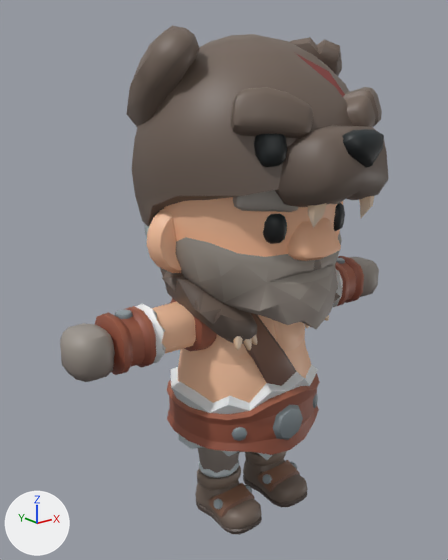
Renders of the glTF model assets/characters/barbarian.glb from each side of a commit.
Before and after are seen from a 50 mm camera at (-1.93, -2.24, 2.17) aimed at (-0.12, 0.02, 1.27). Arrows for +X, +Y and +Z are at lower left; the lights stay in place. The first picture is the older version. Vertices at exactly the same position are counted once.

The first picture shows 'Barbarian_ArmLeft', 'Barbarian_ArmRight', 'Barbarian_BearHat', 'Barbarian_Body', 'Barbarian_Head', 'Barbarian_LegLeft', 'Barbarian_LegRight'.
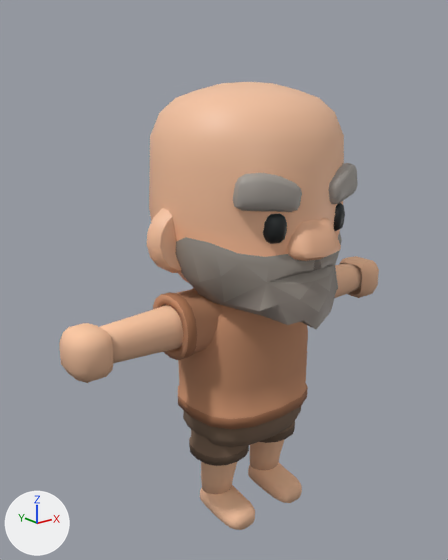
Boxes (x1, y1, x2, y2) around the edits, measured in the pictures (448 x 560 px):
'Barbarian_BearHat', deleted (brown)
    before: (126, 26, 388, 236)
'Barbarian_Body', reshaped (28% narrower, 7% shorter)
    before: (160, 268, 341, 460)
    after: (178, 288, 308, 466)
'Barbarian_ArmRight', reshaped (12% taller)
    before: (60, 298, 217, 382)
    after: (59, 289, 222, 383)
'Barbarian_LegRight', reshaped, recoloured (grey to brown)
    before: (195, 447, 262, 535)
    after: (200, 461, 255, 530)
'Barbarian_LegLeft', reshaped, recoloured
    before: (243, 451, 308, 507)
    after: (248, 439, 302, 503)
'Barbarian_ArmLeft', reshaped
    before: (332, 256, 379, 307)
    after: (335, 256, 379, 298)
part 1 of me_barbarian_armleft, added (beige)
    after: (335, 263, 362, 298)
part 2 of me_barbarian_armleft, cut back
    before: (332, 256, 376, 307)
    after: (340, 256, 376, 298)
part 3 of me_barbarian_armleft, recoloured (grey to beige)
    before: (365, 264, 379, 296)
    after: (339, 262, 379, 296)
part 4 of me_barbarian_armright, added (brown)
    after: (153, 289, 222, 360)
part 5 of me_barbarian_armright, added (beige)
    after: (100, 305, 183, 363)
part 6 of me_barbarian_armright, cut back
    before: (60, 298, 217, 382)
    after: (59, 323, 114, 383)
part 7 of me_barbarian_armright, recoloured (grey to beige)
    both: (80, 336, 109, 381)
part 8 of me_barbarian_body, rebuilt (15% narrower)
    before: (167, 313, 320, 460)
    after: (178, 288, 308, 429)
part 9 of me_barbarian_body, added (mostly hidden)
    after: (259, 421, 295, 443)
part 10 of me_barbarian_body, added (brown)
    after: (189, 430, 249, 466)
part 11 of me_barbarian_body, added (brown)
    after: (183, 406, 301, 447)
part 12 of me_barbarian_body, deleted (brown)
    before: (160, 268, 341, 351)

Patch to the scene script:
```diff
--- a/assets/characters/barbarian.glb.py
+++ b/assets/characters/barbarian.glb.py
@@ mat_plain_clothes @@
+mat_plain_clothes = bpy.data.materials.new('plain_clothes')
+mat_plain_clothes.use_nodes = True; mat_plain_clothes.node_tree.nodes.clear()
+_N = mat_plain_clothes.node_tree.nodes; _L = mat_plain_clothes.node_tree.links
+n0 = _N.new('ShaderNodeBsdfPrincipled'); n0.name = 'Principled BSDF'
+n0.inputs[2].default_value = 0.85  # 'Roughness'
+n1 = _N.new('ShaderNodeOutputMaterial'); n1.name = 'Material Output'
+n2 = _N.new('ShaderNodeVertexColor'); n2.name = 'Color Attribute'
+_L.new(n0.outputs[0], n1.inputs[0])  # 'BSDF' to 'Surface'
+_L.new(n2.outputs[0], n0.inputs[0])  # 'Color' to 'Base Color'
@@ me_barbarian_armleft @@
-me_barbarian_armleft.from_pydata(...)  # 353 vertices, 702 faces; spans x 0.089..0.971, y -0.143..0.143, z 0.969..1.243
+me_barbarian_armleft.from_pydata(...)  # 270 vertices, 502 faces; spans x 0.14..0.971, y -0.148..0.148, z 0.954..1.26
+# me_barbarian_armleft part 1: a new loose piece of 96 vertices spanning x 0.16..0.815, y -0.107..0.107, z 1.0..1.214, in mat_plain_clothes
+# me_barbarian_armleft part 2: 323 vertices removed from x 0.089..0.971, y -0.143..0.143, z 0.969..1.243; 32 vertices added at x 0.799..0.971, y -0.09..0.089, z 0.985..1.206
+# me_barbarian_armleft part 3: 32 faces spanning x 0.835..0.946, y -0.116..0.116, z 1.009..1.192 switch from mat_barbarian (picture img_barbarian_texture) to mat_plain_clothes
+# other edits to the shape of me_barbarian_armleft do not show in these pictures
@@ me_barbarian_armright @@
-me_barbarian_armright.from_pydata(...)  # 353 vertices, 702 faces; spans x -0.971..-0.089, y -0.143..0.143, z 0.969..1.243
+me_barbarian_armright.from_pydata(...)  # 270 vertices, 502 faces; spans x -0.971..-0.14, y -0.148..0.148, z 0.954..1.26
+# me_barbarian_armright part 4: a new loose piece of 112 vertices spanning x -0.455..-0.14, y -0.148..0.148, z 0.954..1.26, in mat_plain_clothes
+# me_barbarian_armright part 5: a new loose piece of 96 vertices spanning x -0.815..-0.16, y -0.107..0.107, z 1.0..1.214, in mat_plain_clothes
+# me_barbarian_armright part 6: 323 vertices removed from x -0.971..-0.089, y -0.143..0.143, z 0.969..1.243; 32 vertices added at x -0.971..-0.799, y -0.09..0.089, z 0.985..1.206
+# me_barbarian_armright part 7: 32 faces spanning x -0.946..-0.835, y -0.116..0.116, z 1.009..1.192 switch from mat_barbarian (picture img_barbarian_texture) to mat_plain_clothes
@@ me_barbarian_body @@
-me_barbarian_body.from_pydata(...)  # 966 vertices, 1840 faces; spans x -0.442..0.451, y -0.365..0.37, z 0.376..1.394
-me_barbarian_body.materials.append(mat_barbarian)  # picture img_barbarian_texture
+me_barbarian_body.from_pydata(...)  # 528 vertices, 984 faces; spans x -0.34..0.34, y -0.277..0.297, z 0.355..1.285
+# me_barbarian_body part 8: the loose piece of 506 vertices spanning x -0.41..0.41, y -0.365..0.353, z 0.376..1.266 is rebuilt with 240 vertices and now spans x -0.34..0.34, y -0.277..0.297, z 0.6..1.285, in mat_plain_clothes
+# me_barbarian_body part 9: a new loose piece of 112 vertices spanning x 0.02..0.316, y -0.152..0.152, z 0.355..0.57, in mat_plain_clothes
+# me_barbarian_body part 10: a new loose piece of 112 vertices spanning x -0.316..-0.02, y -0.152..0.152, z 0.355..0.57, in mat_plain_clothes
+# me_barbarian_body part 11: a new loose piece of 64 vertices spanning x -0.317..0.317, y -0.249..0.269, z 0.45..0.64, in mat_plain_clothes
+# me_barbarian_body part 12: 7 loose pieces with 460 vertices, spanning x -0.442..0.451, y -0.311..0.37, z 1.027..1.394, are deleted
+me_barbarian_body.materials.append(mat_plain_clothes)
@@ me_barbarian_legleft @@
-me_barbarian_legleft.from_pydata(...)  # 459 vertices, 914 faces; spans x 0.046..0.291, y -0.281..0.128, z 0.0..0.529
-me_barbarian_legleft.materials.append(mat_barbarian)  # picture img_barbarian_texture
+me_barbarian_legleft.from_pydata(...)  # 192 vertices, 376 faces; spans x 0.064..0.278, y -0.232..0.107, z 0.0..0.52
+# me_barbarian_legleft part 13: 459 vertices removed from x 0.046..0.291, y -0.281..0.128, z 0.0..0.529; 192 vertices added at x 0.064..0.278, y -0.232..0.107, z 0.0..0.52
+me_barbarian_legleft.materials.append(mat_plain_clothes)
@@ me_barbarian_legright @@
-me_barbarian_legright.from_pydata(...)  # 459 vertices, 914 faces; spans x -0.291..-0.046, y -0.281..0.128, z 0.0..0.529
-me_barbarian_legright.materials.append(mat_barbarian)  # picture img_barbarian_texture
+me_barbarian_legright.from_pydata(...)  # 192 vertices, 376 faces; spans x -0.278..-0.064, y -0.232..0.107, z 0.0..0.52
+# me_barbarian_legright part 14: 459 vertices removed from x -0.291..-0.046, y -0.281..0.128, z 0.0..0.529; 192 vertices added at x -0.278..-0.064, y -0.232..0.107, z 0.0..0.52
+me_barbarian_legright.materials.append(mat_plain_clothes)
@@ ob_barbarian_bearhat @@
-ob_barbarian_bearhat = bpy.data.objects.new('Barbarian_BearHat', me_barbarian_bearhat)
```
